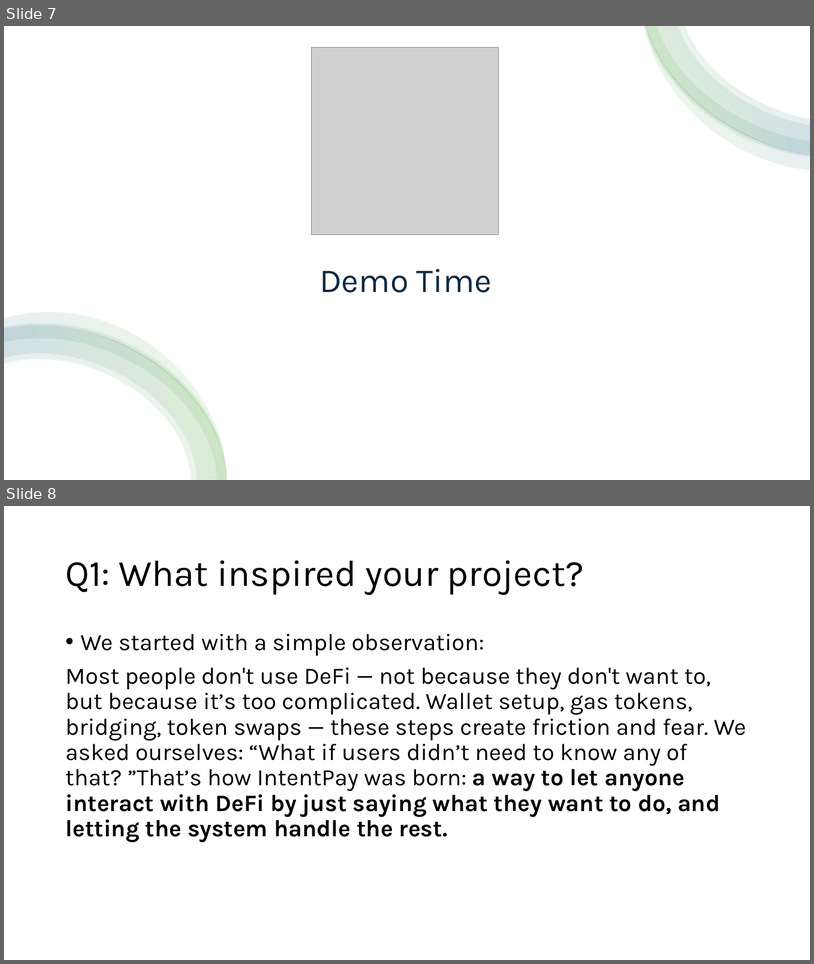
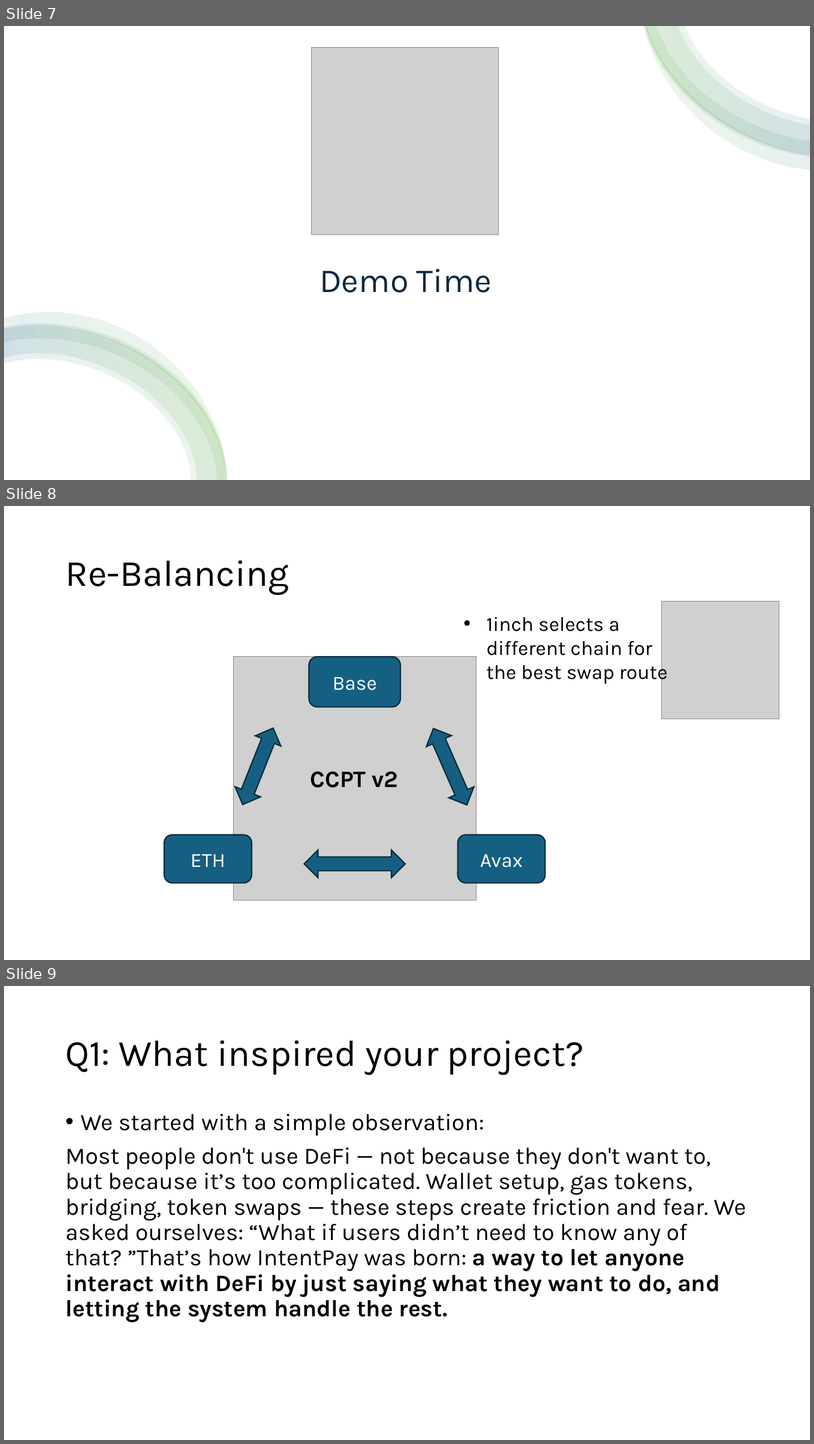
Before and after one commit to IntentPay/intent-pay, a slide deck: doc/ETH Global - IntentPay.pptx. Shown one above the other, each under a label of ours: slides 7 and 8 before the commit, slides 7, 8 and 9 after it. The pictures are 814x964 and 814x1444 pixels, drawn with LibreOffice and Linux fonts; fonts in the diff are those of the drawing; grey boxes stand for pictures. Boxes give left, top, right and bottom in pixels: in the first picture for what was removed or moved away, otherwise in the second. Text is boxed around its words. In the diff, an @@ line names an element or a change of style, - is before the commit and + after.

Commit message:
Remove worldwallet & add re-balancing

```diff
--- a/doc/ETH Global - IntentPay.pptx
+++ b/doc/ETH Global - IntentPay.pptx
@@ slide 8 added at (x1=4, y1=506, x2=810, y2=960), background #FFFFFF @@
@@ title added at (x1=65, y1=560, x2=289, y2=595), 44 pt, text #000000 @@
+Re-Balancing
@@ picture added at (x1=662, y1=601, x2=780, y2=718) @@
@@ text added at (x1=486, y1=617, x2=668, y2=684), 24 pt, text #000000 @@
+• 1inch selects a different chain for the best swap route
@@ picture added at (x1=233, y1=657, x2=476, y2=900) @@
@@ rounded rectangle added at (x1=309, y1=657, x2=401, y2=707), fill #156082, outline #092A39 1.5 pt, 24 pt, text #FFFFFF @@
+Base
@@ left right arrow added at (x1=230, y1=723, x2=286, y2=809), fill #156082, outline #092A39 1.5 pt @@
@@ left right arrow added at (x1=421, y1=723, x2=480, y2=810), fill #156082, outline #092A39 1.5 pt @@
@@ text added at (x1=311, y1=771, x2=399, y2=787), 28 pt, text #000000, bold @@
+CCPT v2
@@ rounded rectangle added at (x1=164, y1=834, x2=252, y2=883), fill #156082, outline #092A39 1.5 pt, 24 pt, text #FFFFFF @@
+ETH
@@ rounded rectangle added at (x1=458, y1=834, x2=546, y2=883), fill #156082, outline #092A39 1.5 pt, 24 pt, text #FFFFFF @@
+Avax
@@ left right arrow added at (x1=305, y1=850, x2=405, y2=877), fill #156082, outline #092A39 1.5 pt @@
@@ what was slide 8 is now slide 9 @@
```
Also in this commit, not shown: 1 slide changed, 1 other slide added.
